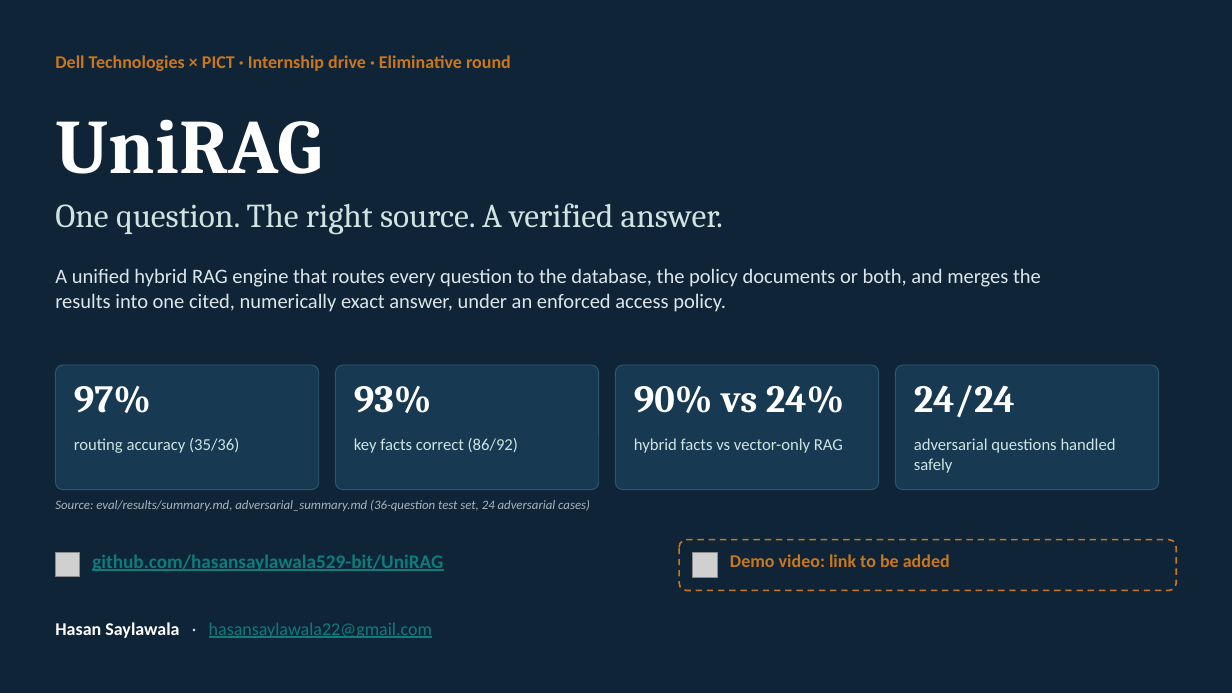
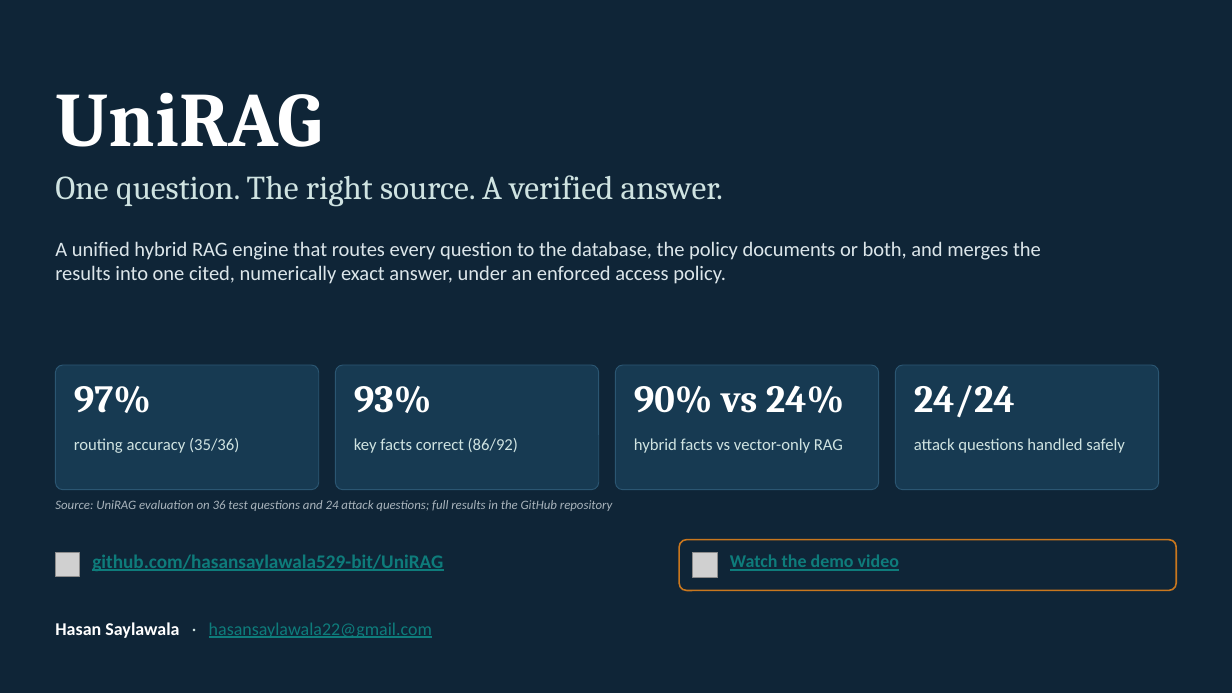
Before and after one commit to hasansaylawala529-bit/UniRAG, a slide deck: slide 1 of docs/presentation/UniRAG_presentation.pptx. Drawn at 1232x693 pixels with LibreOffice and Linux fonts; fonts in the diff are those of the drawing; grey boxes stand for pictures. Boxes give left, top, right and bottom in pixels: in the first picture for what was removed or moved away, otherwise in the second. Text is boxed around its words. In the diff, an @@ line names an element or a change of style, - is before the commit and + after.

```diff
--- a/docs/presentation/UniRAG_presentation.pptx
+++ b/docs/presentation/UniRAG_presentation.pptx
@@ text removed at box(55, 55, 511, 71) @@
-Dell Technologies × PICT · Internship drive · Eliminative round
@@ text "UniRAG": place and size @@
-text "UniRAG" at box(55, 119, 322, 174)
+text "UniRAG" at box(55, 92, 322, 147)
@@ text "One question. The right source. ...": place and size @@
-text "One question. The right source. ..." at box(55, 203, 723, 234)
+text "One question. The right source. ..." at box(55, 175, 723, 207)
@@ text "A unified hybrid RAG engine ...": place and size @@
-text "A unified hybrid RAG engine ..." at box(55, 268, 1041, 312)
+text "A unified hybrid RAG engine ..." at box(55, 241, 1041, 284)
@@ text at box(914, 438, 1125, 453): text changed @@
-adversarial questions handled safely
+attack questions handled safely
@@ text at box(55, 500, 612, 511): text changed @@
-Source: eval/results/summary.md, adversarial_summary.md (36-question test set, 24 adversarial cases)
+Source: UniRAG evaluation on 36 test questions and 24 attack questions; full results in the GitHub repository
@@ rounded rectangle at box(679, 540, 1177, 591): outline #C9771E 1.25 pt dashed to #C9771E 1.25 pt @@
@@ text at box(730, 554, 899, 571): text changed; text colour #C9771E to #0E7C7B @@
-Demo video: link to be added
+Watch the demo video
```
Also in this commit, not shown: 9 other slides changed, 2 other files.
